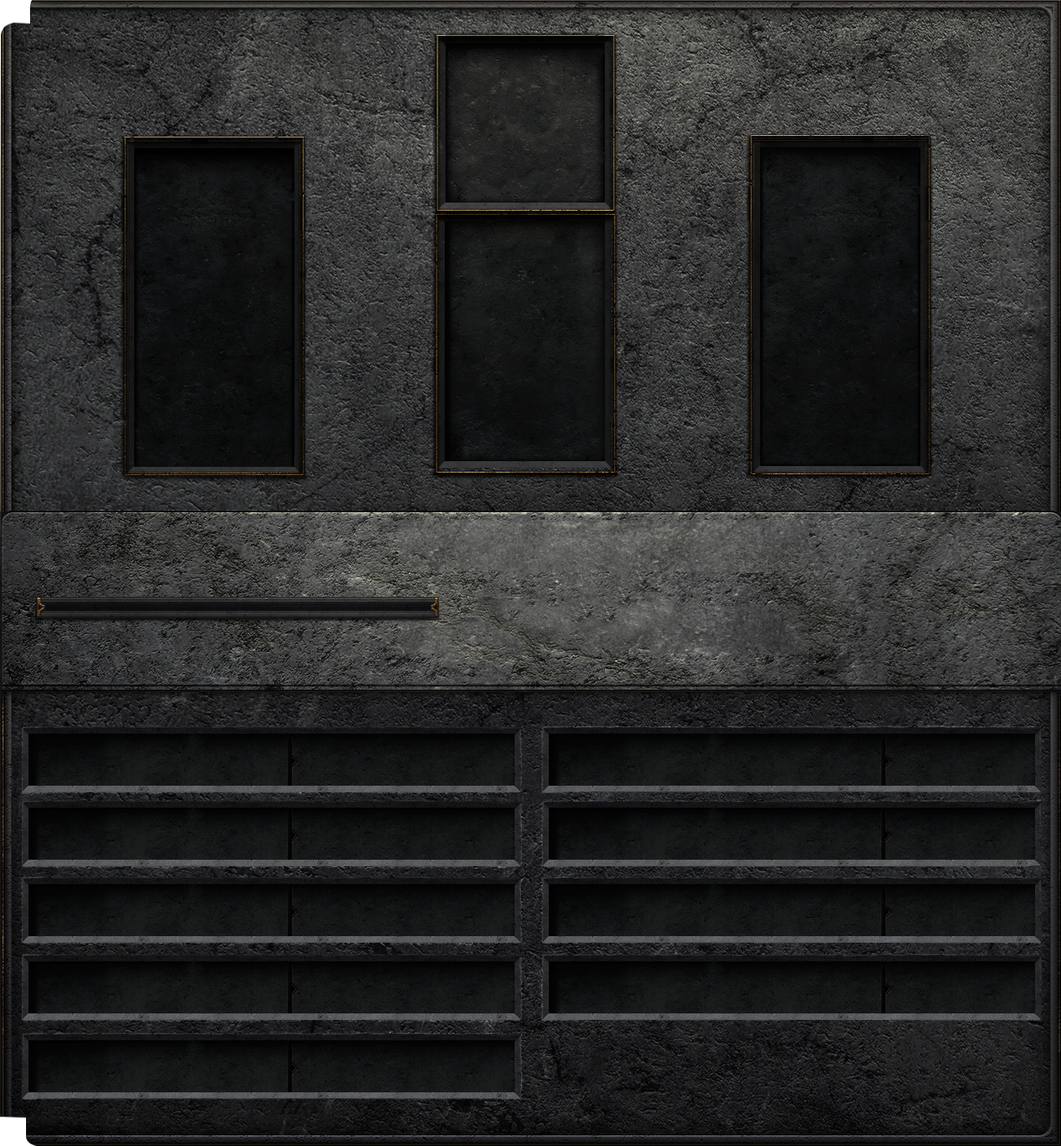
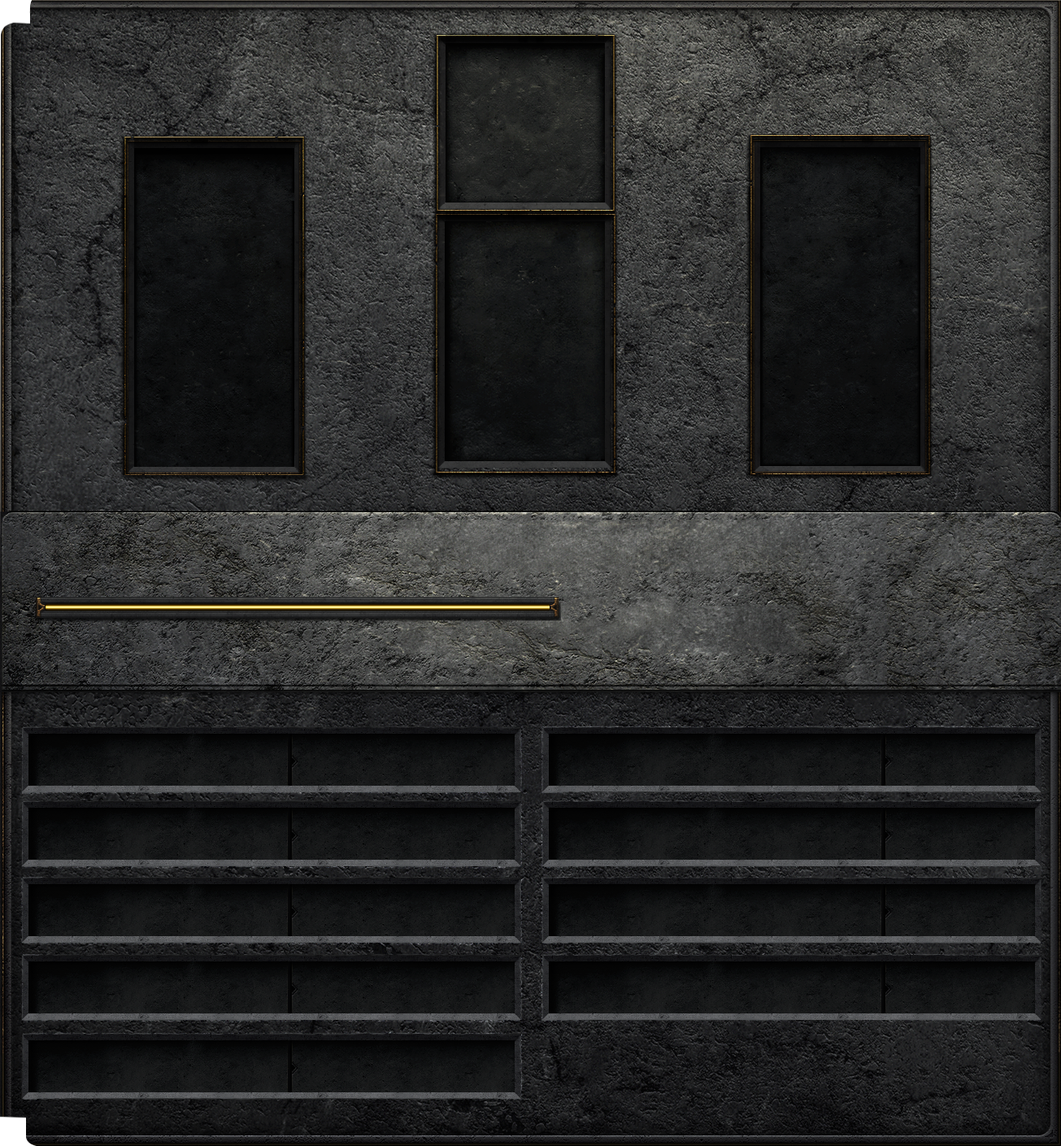
The second 1061 × 1146 image is a revision of the first. Changes to its layers:
removed layer "expbar" over [44, 596, 440, 621]
renamed "hirelinginventorybg" to "skillicon 4", moved it into group "skill icons", painted on it over [44, 596, 562, 621]
added group "exp bar" with 5 layers above "bg" over [44, 596, 562, 621]
added layer "expbar NEW" in group "exp bar" over [45, 603, 550, 611]
added layer "exp bar bg right" in group "exp bar" over [550, 596, 562, 621]
added layer "exp bar bg middle" in group "exp bar" over [44, 596, 551, 621]
added group "bg" with 2 layers over [44, 596, 562, 621]
added layer "bg NEW" in group "bg" over [44, 596, 562, 621]
